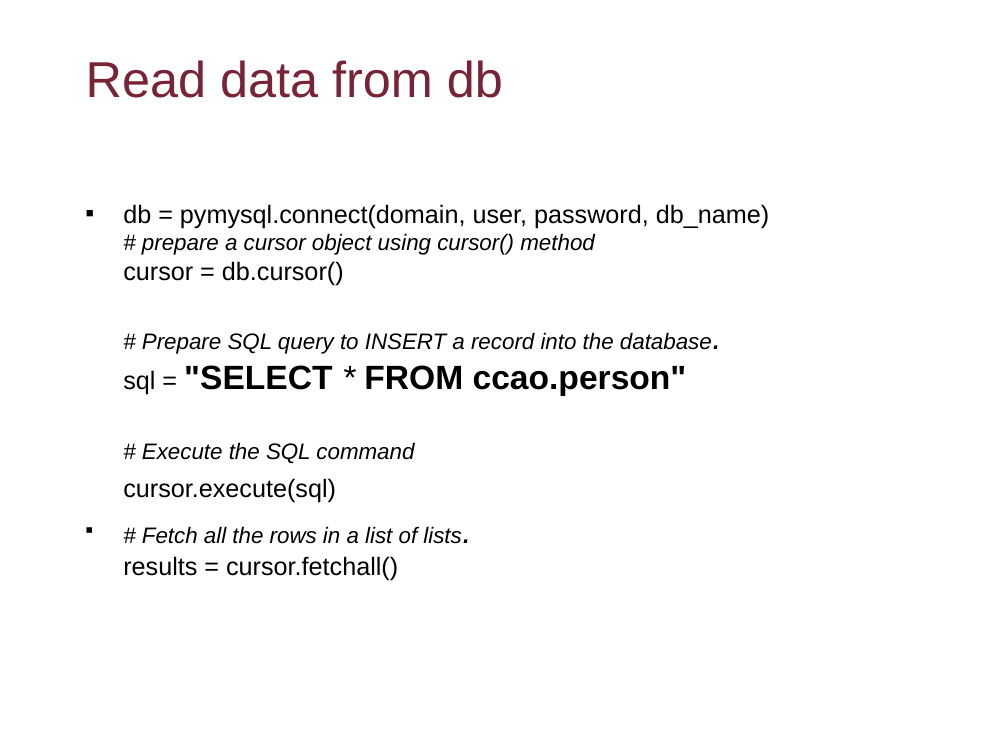
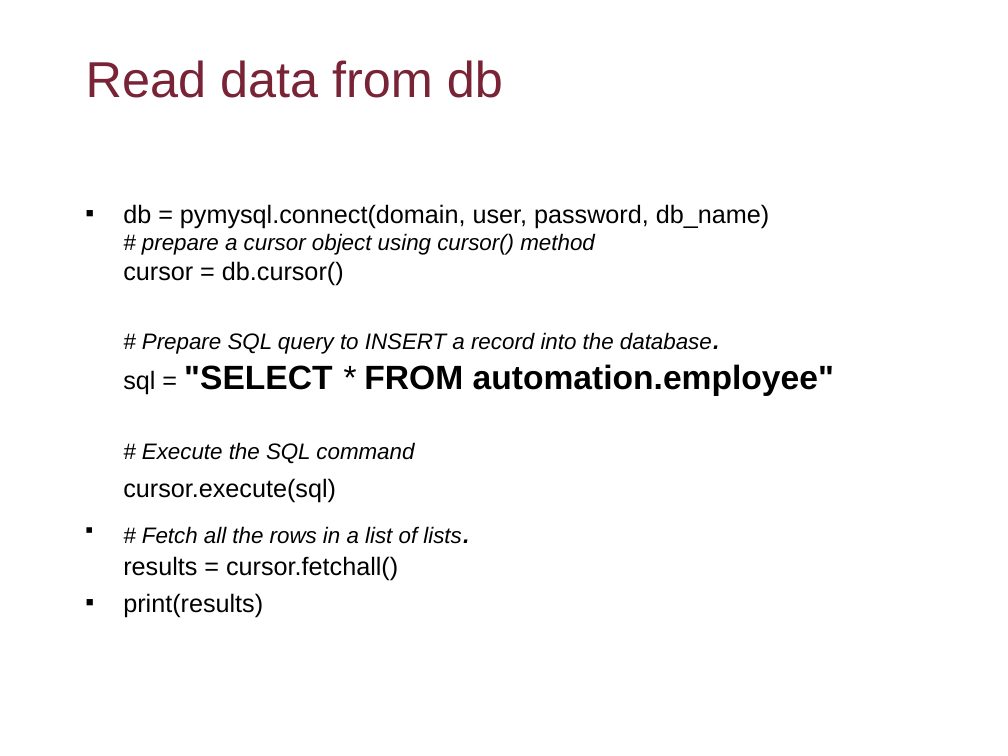
Before and after one commit to flyworker/python-automation-testing, a slide deck: slide 71 of document/course4.ppt. Drawn at 1008x756 pixels with LibreOffice and Linux fonts; fonts in the diff are those of the drawing; background and template pictures are left out. Boxes give left, top, right and bottom in pixels: in the first picture for what was removed or moved away, otherwise in the second. Text is boxed around its words. In the diff, an @@ line names an element or a change of style, - is before the commit and + after.

Commit message:
add employee script

```diff
--- a/document/course4.ppt
+++ b/document/course4.ppt
@@ text at [123, 204, 834, 502]: text changed @@
-▪ db = pymysql.connect(domain, user, password, db_name)
-  # prepare a cursor object using cursor() method
-  cursor = db.cursor()
-  # Prepare SQL query to INSERT a record into the database.
-  sql = "SELECT * FROM ccao.person"
-  # Execute the SQL command
-  cursor.execute(sql)
+▪ db = pymysql.connect(domain, user, password, db_name)
+  # prepare a cursor object using cursor() method
+  cursor = db.cursor()
+  # Prepare SQL query to INSERT a record into the database.
+  sql = "SELECT * FROM automation.employee"
+  # Execute the SQL command
+  cursor.execute(sql)
@@ text at [123, 593, 263, 617]: paragraph added @@
+▪ print(results)
```
Also in this commit, not shown: 7 other files.
